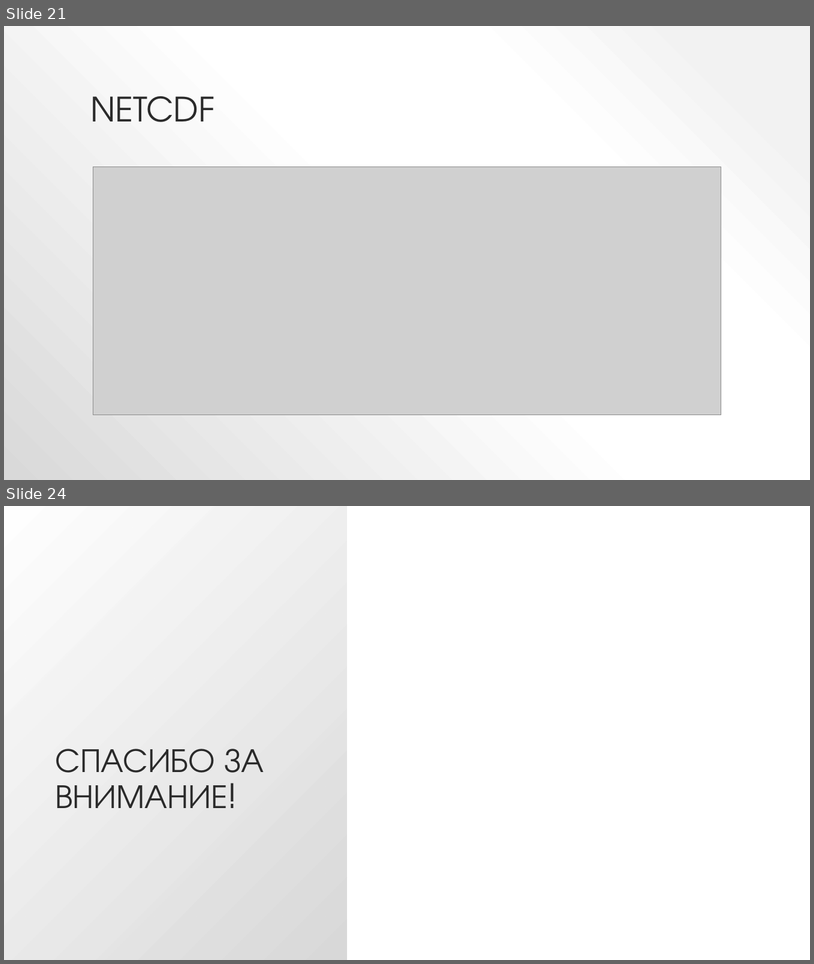
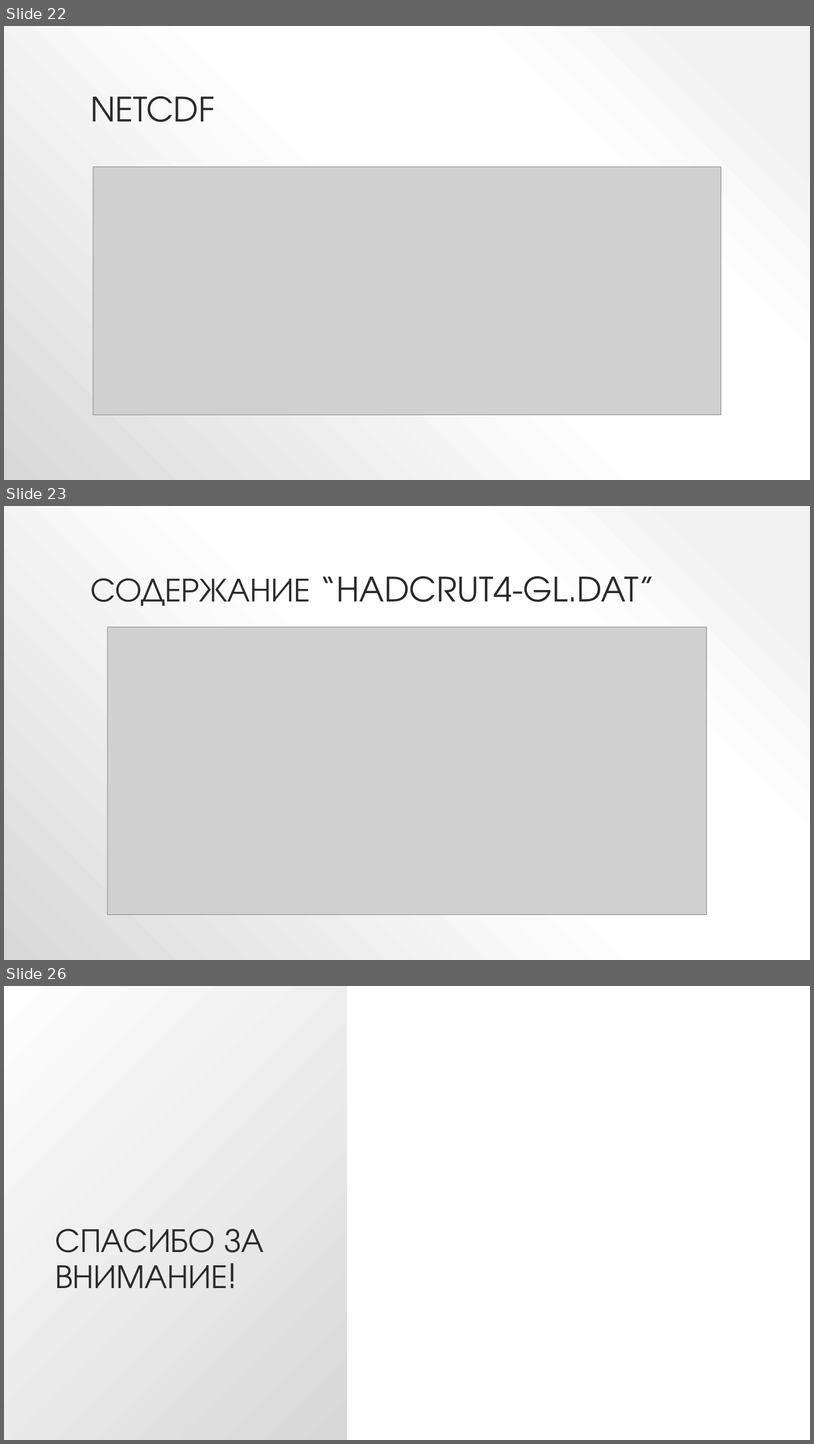
Before and after one commit to SergeyMirvoda/MD-DA-2018, a slide deck: Где найти данные для анализа.pptx. Shown one above the other, each under a label of ours: slides 21 and 24 before the commit, slides 22, 23 and 26 after it; the slides between them are not shown. The pictures are 814x964 and 814x1444 pixels, drawn with LibreOffice and Linux fonts; fonts in the diff are those of the drawing; grey boxes stand for pictures. Boxes give left, top, right and bottom in pixels: in the first picture for what was removed or moved away, otherwise in the second. Text is boxed around its words. In the diff, an @@ line names an element or a change of style, - is before the commit and + after.

```diff
--- a/Где найти данные для анализа.pptx
+++ b/Где найти данные для анализа.pptx
@@ slide 23 added at bbox=[4, 506, 810, 960], background gradient #F2F2F2 to #FFFFFF to #D9D9D9 @@
@@ title added at bbox=[90, 576, 655, 606], 40 pt, text #2A2A2A @@
+СОДЕРЖАНИЕ “HADCRUT4-GL.DAT”
@@ picture added at bbox=[107, 627, 707, 915] @@
@@ what was slide 21 is now slide 22 @@
@@ what was slide 24 is now slide 26 @@
```
Also in this commit, not shown: 1 slide changed, 1 other slide added.
